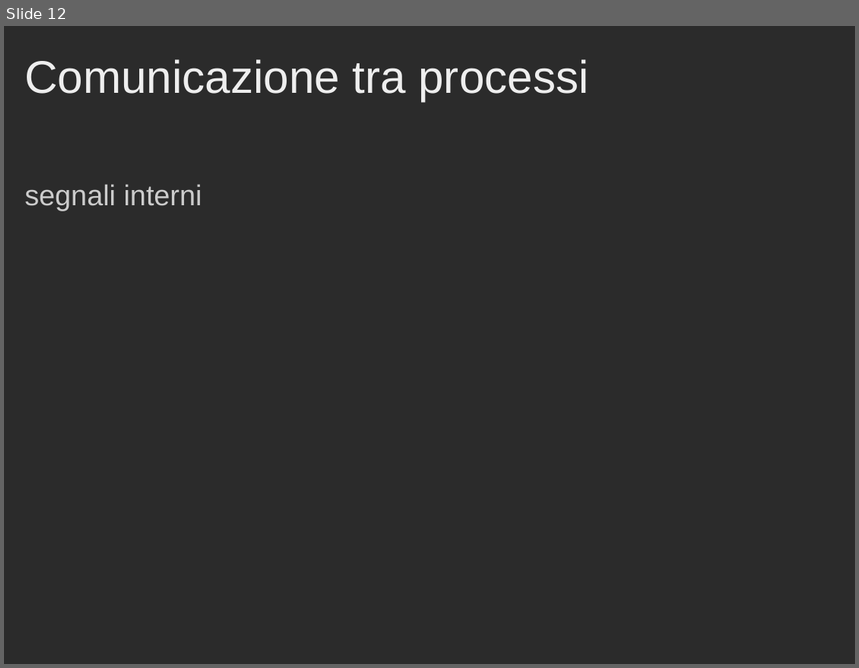
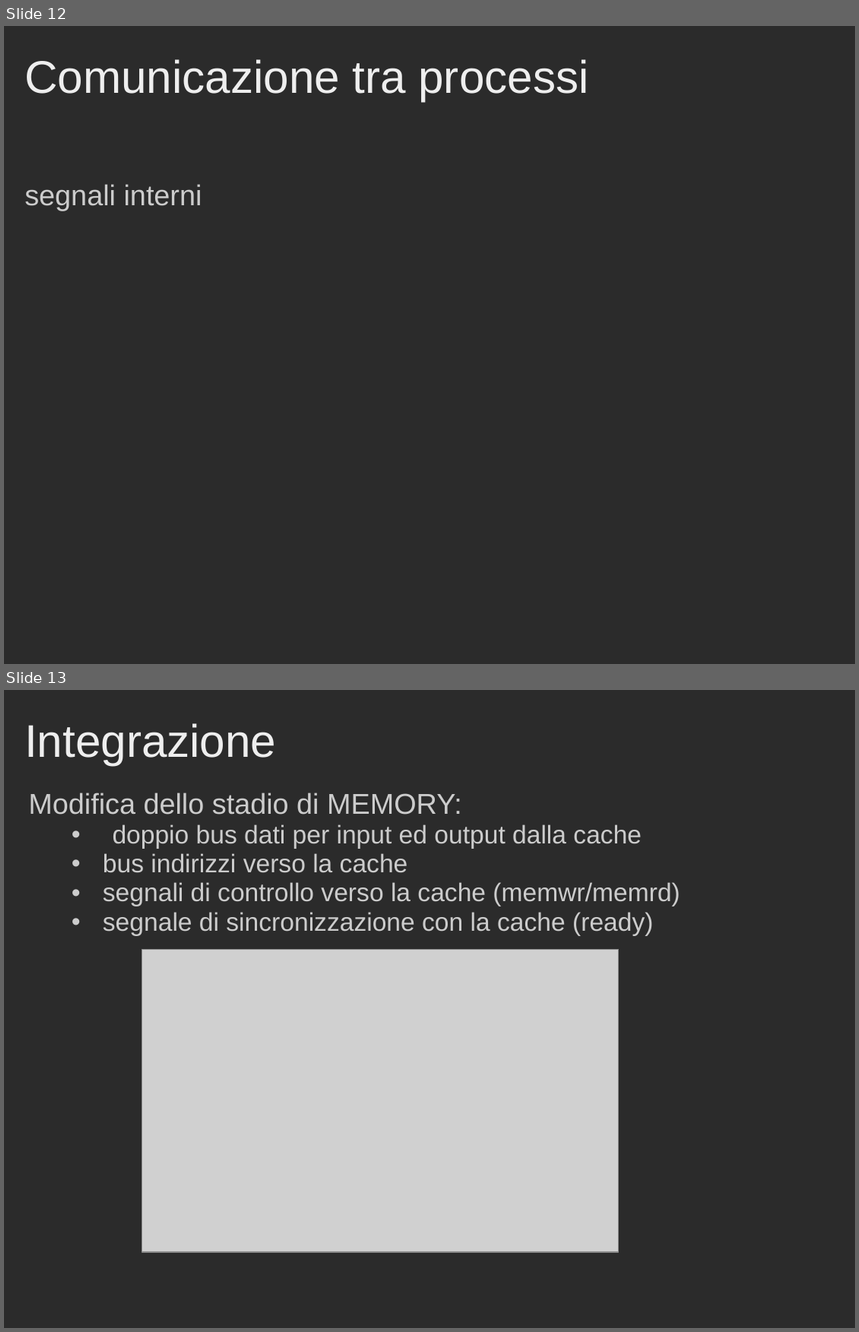
Before and after one commit to Muffo/dlxcache, a slide deck: Presentazione_Progetto_Cache.ppt. Shown one above the other, each under a label of ours: slide 12 before the commit, slides 12 and 13 after it. The pictures are 859x668 and 859x1332 pixels, drawn with LibreOffice and Linux fonts; fonts in the diff are those of the drawing; grey boxes stand for pictures; background and template pictures are left out; a plain dark background stands for a picture behind light text. Boxes give left, top, right and bottom in pixels: in the first picture for what was removed or moved away, otherwise in the second. Text is boxed around its words. In the diff, an @@ line names an element or a change of style, - is before the commit and + after.

```diff
--- a/Presentazione_Progetto_Cache.ppt
+++ b/Presentazione_Progetto_Cache.ppt
@@ slide 13 added at <box>4,690,855,1328</box>, background picture (left out) @@
@@ title added at <box>25,723,276,765</box>, 43 pt, text #EEEEEE @@
+Integrazione
@@ text added at <box>28,793,680,936</box>, 24 pt, text #CCCCCC @@
+Modifica dello stadio di MEMORY:
+    • doppio bus dati per input ed output dalla cache
+    • bus indirizzi verso la cache
+    • segnali di controllo verso la cache (memwr/memrd)
+    • segnale di sincronizzazione con la cache (ready)
@@ picture added at <box>142,950,620,1253</box> @@
```
Also in this commit, not shown: 3 other slides added, 2 slides removed.
